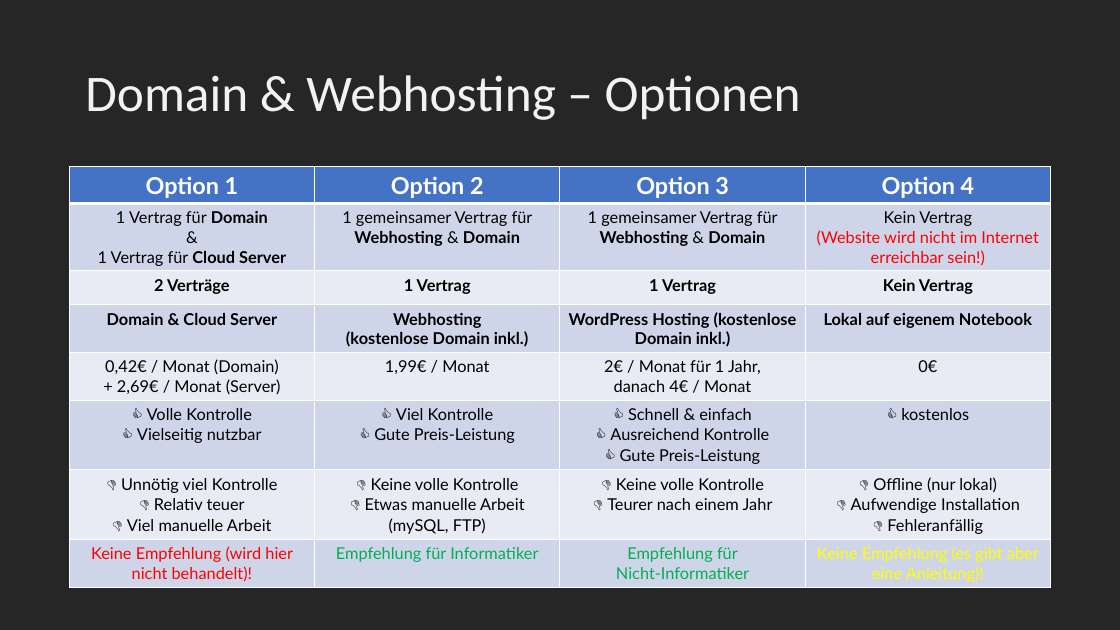
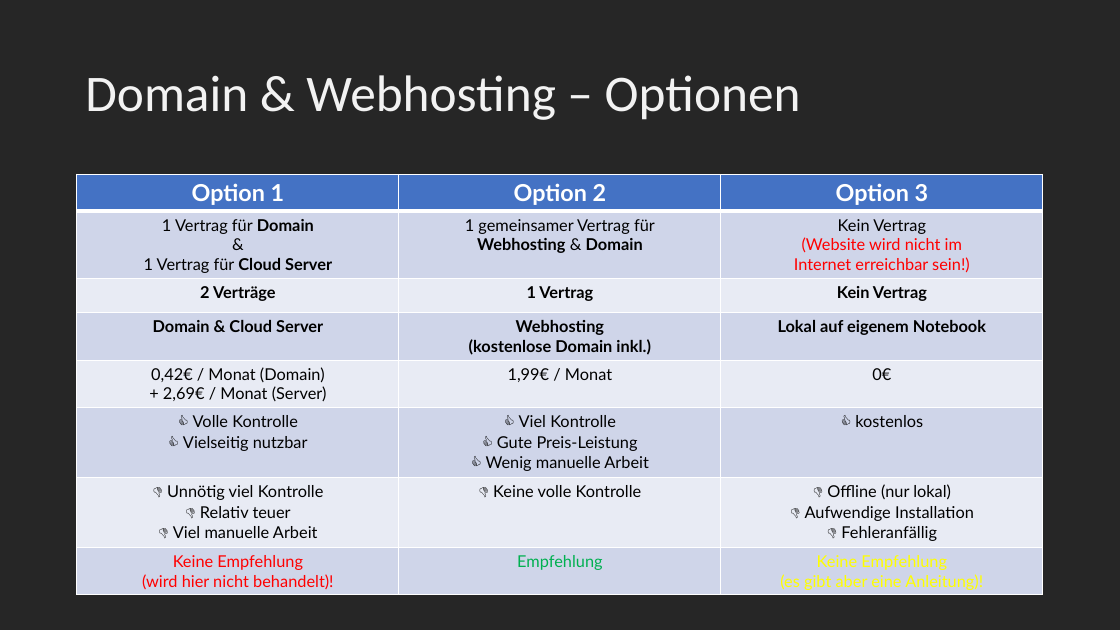
Before and after one commit to maximotus/skill-saturday-wordpress-portfolio-website, a slide deck: slide 5 of wordpress-portfolio-website-presentation.pptx (slide 4 before the commit). Drawn at 1120x630 pixels with LibreOffice and Linux fonts; fonts in the diff are those of the drawing. Boxes give left, top, right and bottom in pixels: in the first picture for what was removed or moved away, otherwise in the second. Text is boxed around its words. In the diff, an @@ line names an element or a change of style, - is before the commit and + after.

Commit message:
update presentation

```diff
--- a/wordpress-portfolio-website-presentation.pptx
+++ b/wordpress-portfolio-website-presentation.pptx
@@ table at [77,175,1043,594] @@
-column 2: Option 2 | 1 gemeinsamer Vertrag für Webhosting & Domain | 1 Vertrag | Webhosting (kostenlose Domain inkl.) | 1,99€ / Monat | 👍 Viel Kontrolle / 👍 Gute Preis-Leistung | 👎 Keine volle Kontrolle / 👎 Etwas manuelle Arbeit (mySQL, FTP) | Empfehlung für Informatiker
-column 3: Option 3 | 1 gemeinsamer Vertrag für Webhosting & Domain | 1 Vertrag | WordPress Hosting (kostenlose Domain inkl.) | 2€ / Monat für 1 Jahr, danach 4€ / Monat | 👍 Schnell & einfach / 👍 Ausreichend Kontrolle / 👍 Gute Preis-Leistung | 👎 Keine volle Kontrolle / 👎 Teurer nach einem Jahr | Empfehlung für Nicht-Informatiker
-column 4: Option 4 | Kein Vertrag (Website wird nicht im Internet erreichbar sein!) | Kein Vertrag | Lokal auf eigenem Notebook | 0€ | 👍 kostenlos | 👎 Offline (nur lokal) / 👎 Aufwendige Installation / 👎 Fehleranfällig | Keine Empfehlung (es gibt aber eine Anleitung)!
+column 2: Option 2 | 1 gemeinsamer Vertrag für Webhosting & Domain | 1 Vertrag | Webhosting (kostenlose Domain inkl.) | 1,99€ / Monat | 👍 Viel Kontrolle / 👍 Gute Preis-Leistung / 👍 Wenig manuelle Arbeit | 👎 Keine volle Kontrolle | Empfehlung
+column 3: Option 3 | Kein Vertrag (Website wird nicht im Internet erreichbar sein!) | Kein Vertrag | Lokal auf eigenem Notebook | 0€ | 👍 kostenlos | 👎 Offline (nur lokal) / 👎 Aufwendige Installation / 👎 Fehleranfällig | Keine Empfehlung (es gibt aber eine Anleitung)!
@@ table: place and size @@
-table at [69,167,1050,586]
+table at [77,175,1043,594]
```
Also in this commit, not shown: 1 other slide changed, 7 slides added.
